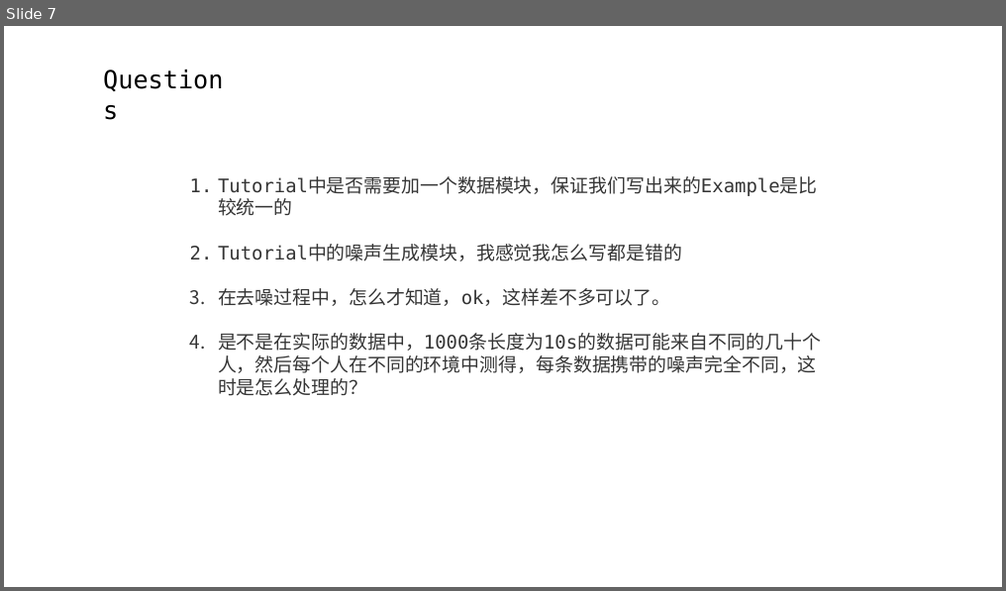
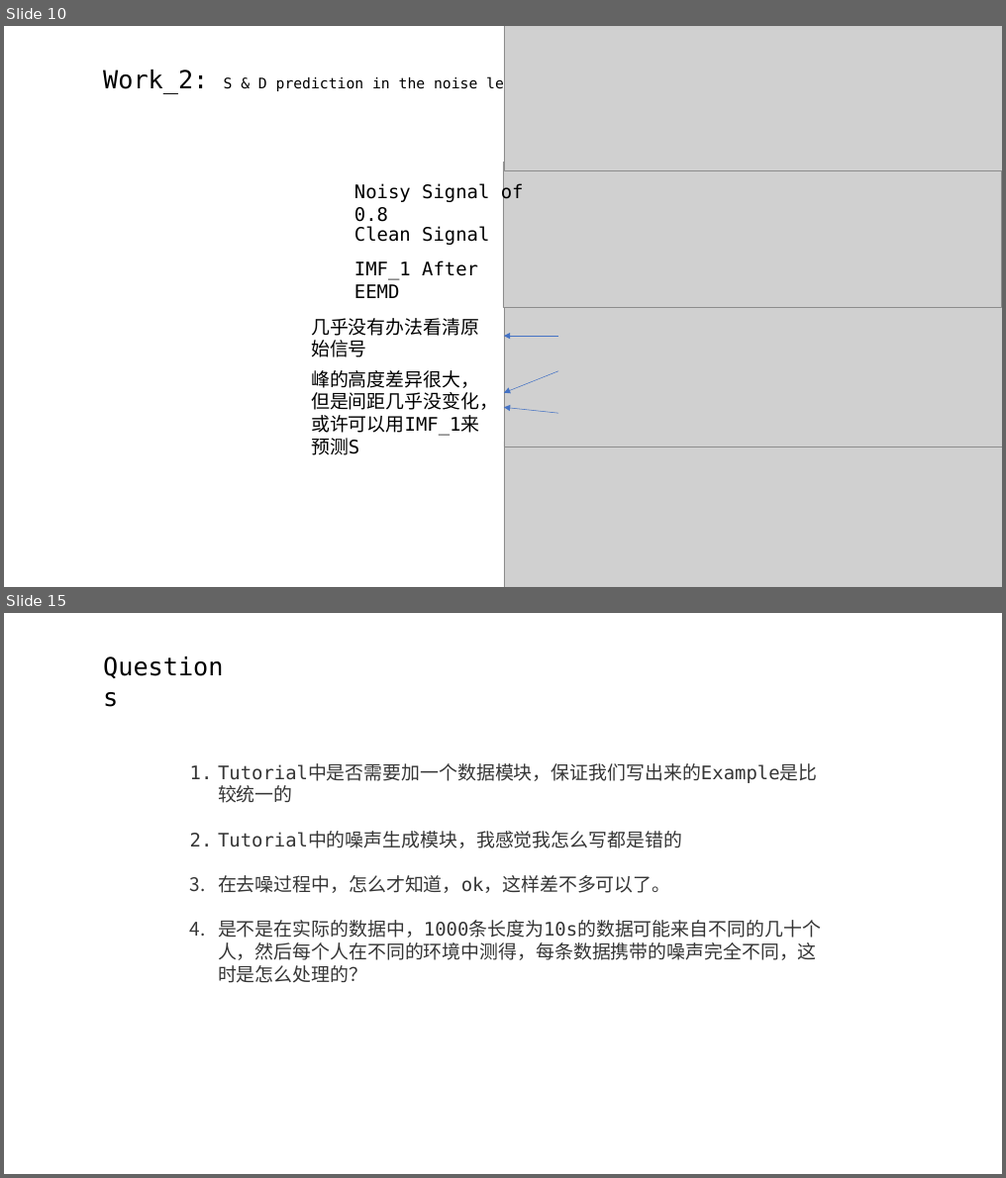
Before and after one commit to A-Big-Tortoise/Presentation, a slide deck: Presentation_821_JiayuChen.pptx. Shown one above the other, each under a label of ours: slide 7 before the commit, slides 10 and 15 after it; the slides between them are not shown. The pictures are 1006x591 and 1006x1178 pixels, drawn with LibreOffice and Linux fonts; fonts in the diff are those of the drawing; grey boxes stand for pictures. Boxes give left, top, right and bottom in pixels: in the first picture for what was removed or moved away, otherwise in the second. Text is boxed around its words. In the diff, an @@ line names an element or a change of style, - is before the commit and + after.

```diff
--- a/Presentation_821_JiayuChen.pptx
+++ b/Presentation_821_JiayuChen.pptx
@@ slide 10 added at (4, 26, 1002, 587), background #FFFFFF @@
@@ picture added at (504, 26, 1002, 172) @@
@@ text added at (103, 70, 530, 94), 14 pt, text #000000 @@
+Work_2: S & D prediction in the noise level of 0.8
@@ picture added at (503, 163, 1001, 307) @@
@@ text added at (354, 183, 524, 222), 18 pt, text #000000 @@
+Noisy Signal of 0.8
@@ text added at (354, 226, 489, 245), 18 pt, text #000000 @@
+Clean Signal
@@ text added at (354, 261, 478, 298), 18 pt, text #000000 @@
+IMF_1 After EEMD
@@ text added at (311, 318, 479, 358), 18 pt, text #000000 @@
+几乎没有办法看清原始信号
@@ picture added at (504, 301, 1002, 447) @@
@@ arrow added from (558, 336) to (504, 336), #4472C4 0.5 pt @@
@@ text added at (311, 371, 498, 436), 18 pt, text #000000 @@
+峰的高度差异很大，但是间距几乎没变化，或许可以用IMF_1来预测S
@@ arrow added from (558, 372) to (504, 393), #4472C4 0.5 pt @@
@@ arrow added from (558, 413) to (504, 408), #4472C4 0.5 pt @@
@@ picture added at (504, 442, 1002, 587) @@
@@ what was slide 7 is now slide 15 @@
```
Also in this commit, not shown: 5 slides changed, 7 other slides added, 1 slide removed.
